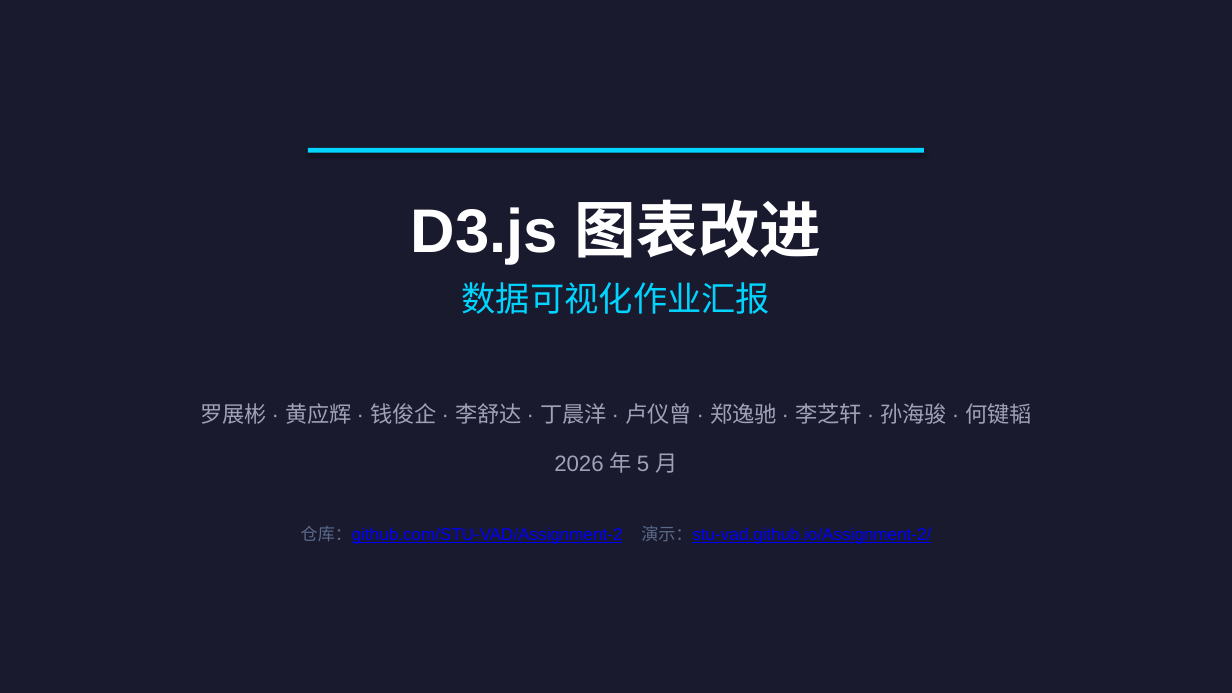
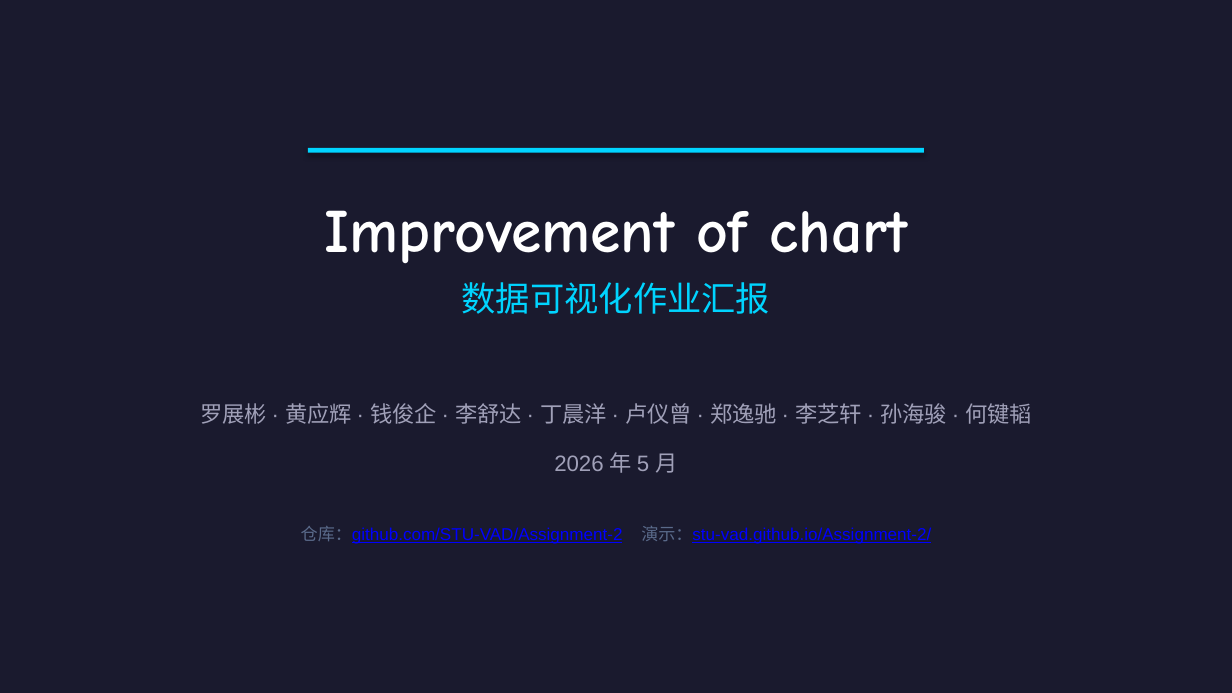
Before and after one commit to STU-VAD/Assignment-2, a slide deck: slide 1 of ppt/数据可视化作业汇报.pptx. Drawn at 1232x693 pixels with LibreOffice and Linux fonts; fonts in the diff are those of the drawing. Boxes give left, top, right and bottom in pixels: in the first picture for what was removed or moved away, otherwise in the second. Text is boxed around its words. In the diff, an @@ line names an element or a change of style, - is before the commit and + after.

```diff
--- a/ppt/数据可视化作业汇报.pptx
+++ b/ppt/数据可视化作业汇报.pptx
@@ text removed at [411, 199, 821, 264] @@
-D3.js 图表改进
@@ text added at [325, 210, 908, 264], 36 pt, text #FFFFFF, bold @@
+Improvement of chart
```
Also in this commit, not shown: 12 other slides changed, 2 other files.
